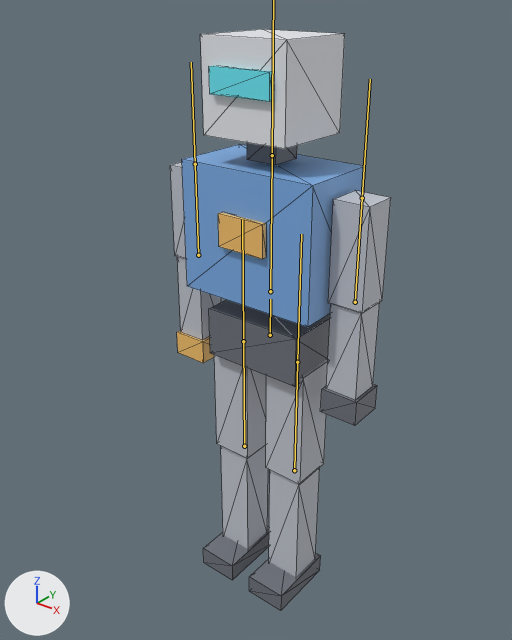
The glTF model Projects/EngineTests/Application/Assets/Models/AnimRobot/AnimRobot.gltf: old version first, new version second.
The view is the same before and after, from a 50 mm camera at (1.223, -1.601, 1.978) aimed at (-0.088, 0.037, 0.963). Every picture has the same lights, and +X, +Y and +Z are marked at lower left. The older version comes first. The bones that bend it are drawn over the model as lines. Mesh edges are drawn as thin lines.

The first picture shows 'AnimRobot'.
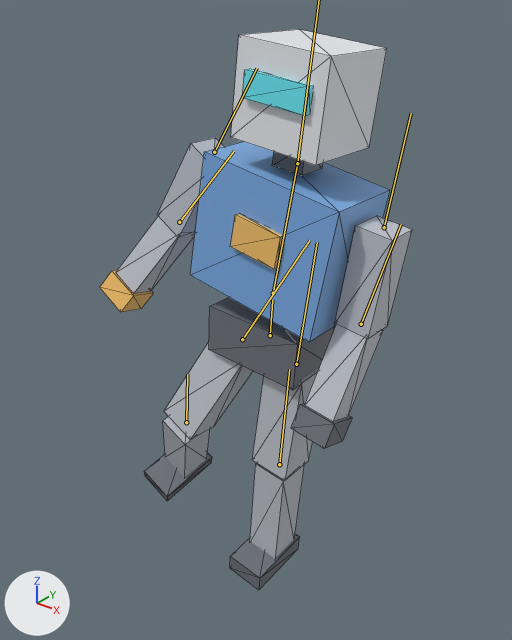
The newer file adds an action. The first version stands in its rest pose; the second is drawn at frame 16 of the action 'StrafeL'.

Boxes [x1, y1, x2, y2] around the edits, measured in the pictures (512 x 640 px):
'AnimRobot', posed (41% wider)
    before: [170, 29, 391, 611]
    after: [100, 29, 412, 590]
bone 'Hips', root to tip
    before: (270, 335) to (270, 299)
    after: (270, 335) to (272, 300)
bone 'Spine', root to tip
    before: (270, 291) to (272, 155)
    after: (273, 293) to (297, 163)
bone 'UpperArm.L', root to tip
    before: (362, 198) to (370, 79)
    after: (384, 227) to (411, 113)
bone 'LowerArm.L', root to tip
    before: (355, 302) to (362, 198)
    after: (361, 324) to (401, 224)
bone 'UpperArm.R', root to tip
    before: (195, 164) to (191, 62)
    after: (214, 152) to (257, 68)
bone 'LowerArm.R', root to tip
    before: (198, 255) to (195, 164)
    after: (179, 222) to (234, 151)
bone 'UpperLeg.L', root to tip
    before: (297, 362) to (301, 234)
    after: (296, 364) to (317, 242)
bone 'LowerLeg.L', root to tip
    before: (294, 470) to (297, 362)
    after: (279, 464) to (289, 369)
bone 'UpperLeg.R', root to tip
    before: (243, 341) to (242, 219)
    after: (242, 339) to (309, 240)
bone 'LowerLeg.R', root to tip
    before: (244, 446) to (243, 341)
    after: (186, 422) to (187, 374)

The edits, one by one:
Bone 'Hips' (bone_hips) moves from (0.0, 0.0, 0.0) to (0.0, -0.002, 0.0).
Bone 'Hips' (bone_hips) turns from (0, 0, 0) to (0, 0, -4) degrees about its own x, y and z.
Bone 'Spine' (bone_spine) turns from (0, 0, 0) to (0, 0, -7) degrees about its own x, y and z.
Bone 'Head' (bone_head) turns from (0, 0, 0) to (0, 0, 4) degrees about its own x, y and z.
Bone 'UpperArm.L' (bone_upperarm_l) turns from (0, 0, 0) to (0, 0, 2) degrees about its own x, y and z.
Bone 'LowerArm.L' (bone_lowerarm_l) turns from (0, 0, 0) to (-20, 0, 0) degrees about its own x, y and z.
Bone 'UpperArm.R' (bone_upperarm_r) turns from (0, 0, 0) to (0, 0, -22) degrees about its own x, y and z.
Bone 'LowerArm.R' (bone_lowerarm_r) turns from (0, 0, 0) to (-20, 0, 0) degrees about its own x, y and z.
Bone 'UpperLeg.L' (bone_upperleg_l) turns from (0, 0, 0) to (0, 0, -4) degrees about its own x, y and z.
Bone 'LowerLeg.L' (bone_lowerleg_l) turns from (0, 0, 0) to (5, 0, 0) degrees about its own x, y and z.
Bone 'UpperLeg.R' (bone_upperleg_r) turns from (0, 0, 0) to (-12, 0, -24) degrees about its own x, y and z.
Bone 'LowerLeg.R' (bone_lowerleg_r) turns from (0, 0, 0) to (35, 0, 0) degrees about its own x, y and z.
